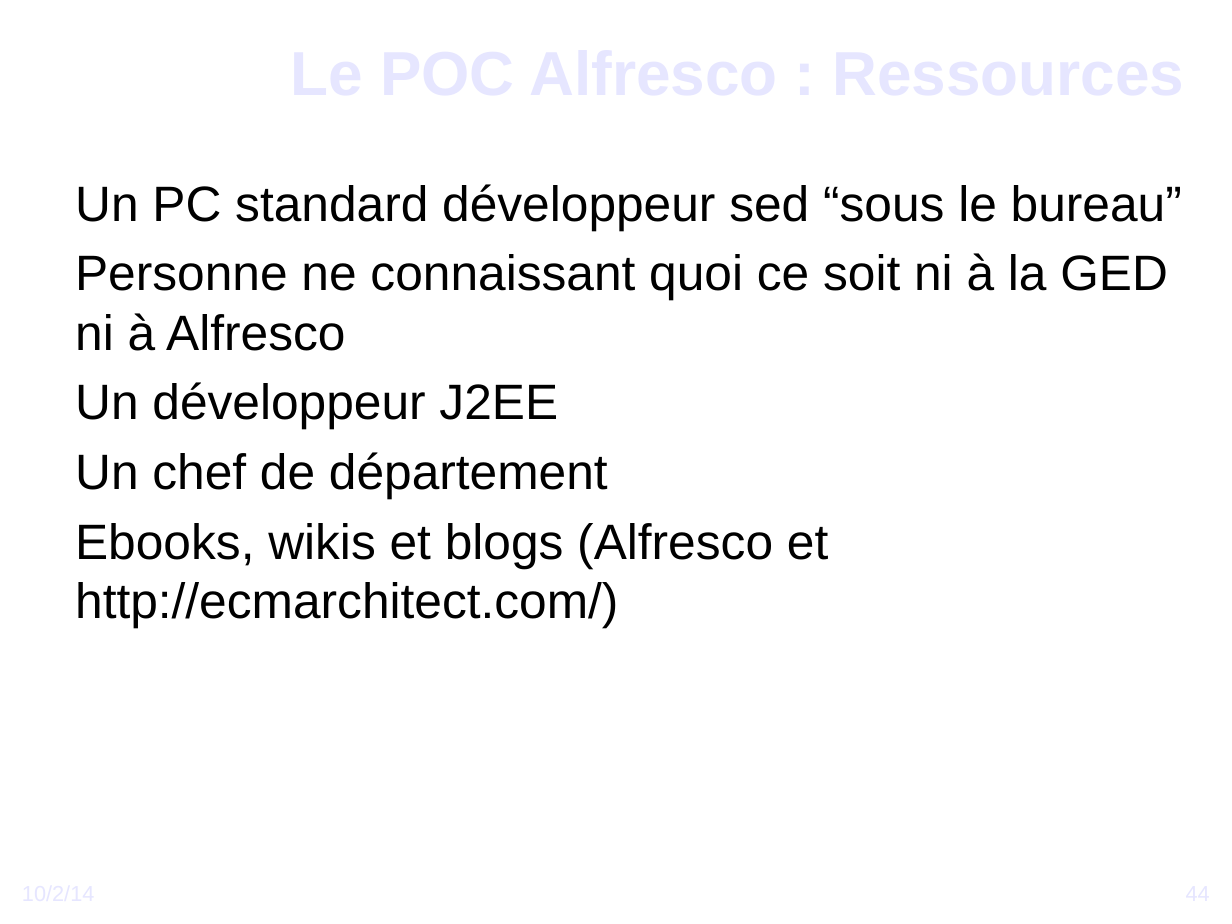
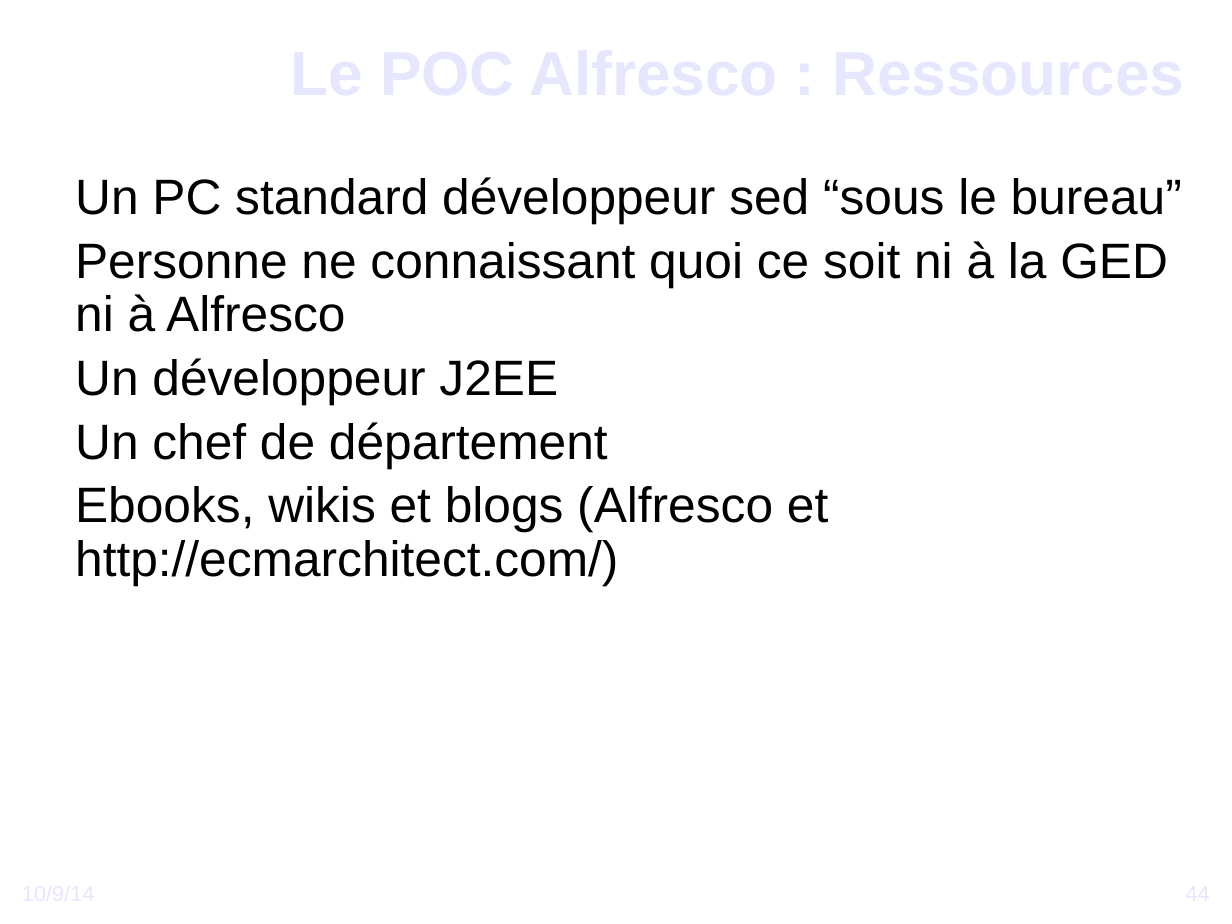
Before and after one commit to DSI-Ville-Noumea/sirh-kiosque-j2ee-old, a slide deck: slide 44 of src/site/resources/Vers_un_Kiosque_RH_J2EE.odp. Drawn at 1232x924 pixels with LibreOffice and Linux fonts; fonts in the diff are those of the drawing; background and template pictures are left out. Boxes give left, top, right and bottom in pixels: in the first picture for what was removed or moved away, otherwise in the second. Text is boxed around its words. In the diff, an @@ line names an element or a change of style, - is before the commit and + after.

```diff
--- a/src/site/resources/Vers_un_Kiosque_RH_J2EE.odp
+++ b/src/site/resources/Vers_un_Kiosque_RH_J2EE.odp
@@ text "Un PC standard développeur sed ..." at (75, 177, 1182, 586): line spacing 1 to 0.9 @@
@@ text at (22, 880, 421, 923): text changed @@
-10/2/14
+10/9/14
```
Also in this commit, not shown: 50 other slides changed, 16 slides added.
